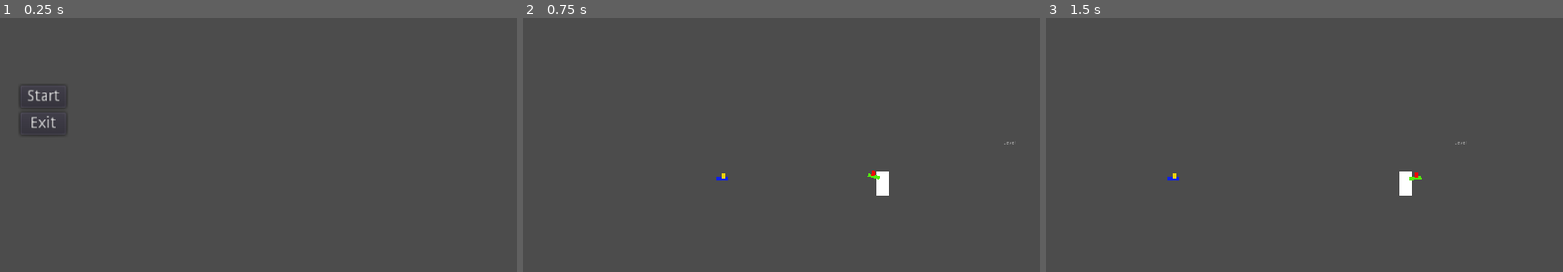
Above: before the commit, frames 1-3 (left to right).
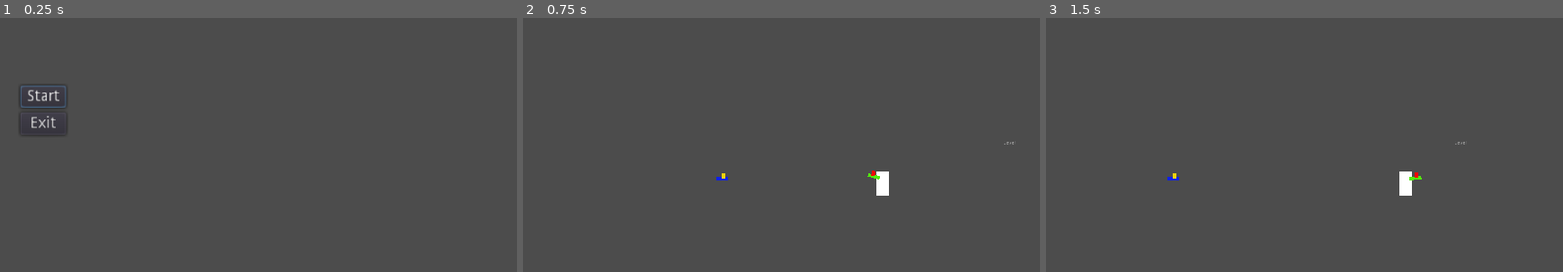
Above: after the commit, the same moments.

Repository: LuizzDutra/Remorse-of-Blue-Pen
Game: Godot game, scene res://Base.tscn
Same seed, same stepped clock (60 frames per second), same inputs: the game is played once before the commit and once after it.
Inputs (mouse positions are in pixels of both pictures, inside the frame that each line leads up to):
- Up to frame 1 (0.25 s): no input
- Up to frame 2 (0.75 s): click "Start" at 0.5 s
- Up to frame 3 (1.5 s): tap Enter at 1.25 s; move the mouse to (outside the picture) at 1.27 s; hold D (move_right) from 1.28 s (still down); hold Shift (dash) from 1.28 s (still down)

The runs differ from the first frame. In frame 1, 0.1% of the frame differs, in the area x 4-13%, y 26-36%; in frame 2, nothing differs; in frame 3, nothing differs.

Commit message:
Main menu keyboard control

Diff:
--- a/Scenes/Menu.tscn
+++ b/Scenes/Menu.tscn
@@ -22,12 +22,14 @@
 [node name="StartButton" type="Button" parent="GridContainer"]
 margin_right = 41.0
 margin_bottom = 20.0
+focus_neighbour_bottom = NodePath("../ExitButton")
 text = "Start"
 
 [node name="ExitButton" type="Button" parent="GridContainer"]
 margin_top = 24.0
 margin_right = 41.0
 margin_bottom = 44.0
+focus_neighbour_top = NodePath("../StartButton")
 text = "Exit"
 
 [connection signal="pressed" from="GridContainer/StartButton" to="." method="_on_StartButton_pressed"]
--- a/Scripts/Menu.gd
+++ b/Scripts/Menu.gd
@@ -2,6 +2,10 @@
 
 
 signal start_game
+
+func _ready():
+	$GridContainer/StartButton.grab_focus()
+
 
 func _on_StartButton_pressed():
 	emit_signal("start_game")
--- a/project.godot
+++ b/project.godot
@@ -81,6 +81,43 @@
 
 [input]
 
+ui_accept={
+"deadzone": 0.5,
+"events": [ Object(InputEventKey,"resource_local_to_scene":false,"resource_name":"","device":0,"alt":false,"shift":false,"control":false,"meta":false,"command":false,"pressed":false,"scancode":16777221,"physical_scancode":0,"unicode":0,"echo":false,"script":null)
+, Object(InputEventKey,"resource_local_to_scene":false,"resource_name":"","device":0,"alt":false,"shift":false,"control":false,"meta":false,"command":false,"pressed":false,"scancode":16777222,"physical_scancode":0,"unicode":0,"echo":false,"script":null)
+, Object(InputEventKey,"resource_local_to_scene":false,"resource_name":"","device":0,"alt":false,"shift":false,"control":false,"meta":false,"command":false,"pressed":false,"scancode":32,"physical_scancode":0,"unicode":0,"echo":false,"script":null)
+, Object(InputEventJoypadButton,"resource_local_to_scene":false,"resource_name":"","device":0,"button_index":0,"pressure":0.0,"pressed":false,"script":null)
+, Object(InputEventKey,"resource_local_to_scene":false,"resource_name":"","device":0,"alt":false,"shift":false,"control":false,"meta":false,"command":false,"pressed":false,"scancode":0,"physical_scancode":69,"unicode":0,"echo":false,"script":null)
+ ]
+}
+ui_left={
+"deadzone": 0.5,
+"events": [ Object(InputEventKey,"resource_local_to_scene":false,"resource_name":"","device":0,"alt":false,"shift":false,"control":false,"meta":false,"command":false,"pressed":false,"scancode":16777231,"physical_scancode":0,"unicode":0,"echo":false,"script":null)
+, Object(InputEventJoypadButton,"resource_local_to_scene":false,"resource_name":"","device":0,"button_index":14,"pressure":0.0,"pressed":false,"script":null)
+, Object(InputEventKey,"resource_local_to_scene":false,"resource_name":"","device":0,"alt":false,"shift":false,"control":false,"meta":false,"command":false,"pressed":false,"scancode":0,"physical_scancode":65,"unicode":0,"echo":false,"script":null)
+ ]
+}
+ui_right={
+"deadzone": 0.5,
+"events": [ Object(InputEventKey,"resource_local_to_scene":false,"resource_name":"","device":0,"alt":false,"shift":false,"control":false,"meta":false,"command":false,"pressed":false,"scancode":16777233,"physical_scancode":0,"unicode":0,"echo":false,"script":null)
+, Object(InputEventJoypadButton,"resource_local_to_scene":false,"resource_name":"","device":0,"button_index":15,"pressure":0.0,"pressed":false,"script":null)
+, Object(InputEventKey,"resource_local_to_scene":false,"resource_name":"","device":0,"alt":false,"shift":false,"control":false,"meta":false,"command":false,"pressed":false,"scancode":0,"physical_scancode":68,"unicode":0,"echo":false,"script":null)
+ ]
+}
+ui_up={
+"deadzone": 0.5,
+"events": [ Object(InputEventKey,"resource_local_to_scene":false,"resource_name":"","device":0,"alt":false,"shift":false,"control":false,"meta":false,"command":false,"pressed":false,"scancode":16777232,"physical_scancode":0,"unicode":0,"echo":false,"script":null)
+, Object(InputEventJoypadButton,"resource_local_to_scene":false,"resource_name":"","device":0,"button_index":12,"pressure":0.0,"pressed":false,"script":null)
+, Object(InputEventKey,"resource_local_to_scene":false,"resource_name":"","device":0,"alt":false,"shift":false,"control":false,"meta":false,"command":false,"pressed":false,"scancode":0,"physical_scancode":87,"unicode":0,"echo":false,"script":null)
+ ]
+}
+ui_down={
+"deadzone": 0.5,
+"events": [ Object(InputEventKey,"resource_local_to_scene":false,"resource_name":"","device":0,"alt":false,"shift":false,"control":false,"meta":false,"command":false,"pressed":false,"scancode":16777234,"physical_scancode":0,"unicode":0,"echo":false,"script":null)
+, Object(InputEventJoypadButton,"resource_local_to_scene":false,"resource_name":"","device":0,"button_index":13,"pressure":0.0,"pressed":false,"script":null)
+, Object(InputEventKey,"resource_local_to_scene":false,"resource_name":"","device":0,"alt":false,"shift":false,"control":false,"meta":false,"command":false,"pressed":false,"scancode":0,"physical_scancode":83,"unicode":0,"echo":false,"script":null)
+ ]
+}
 jump={
 "deadzone": 0.5,
 "events": [ Object(InputEventKey,"resource_local_to_scene":false,"resource_name":"","device":0,"alt":false,"shift":false,"control":false,"meta":false,"command":false,"pressed":false,"scancode":0,"physical_scancode":87,"unicode":0,"echo":false,"script":null)
